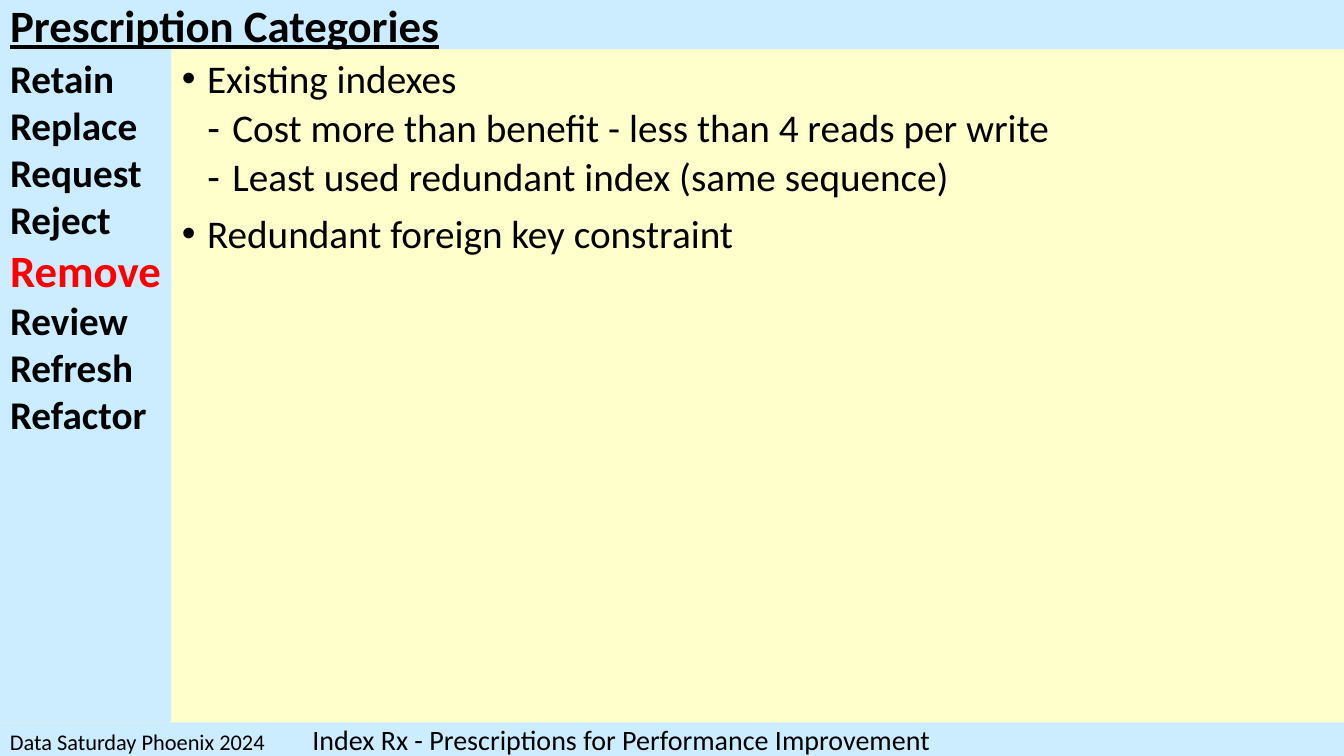
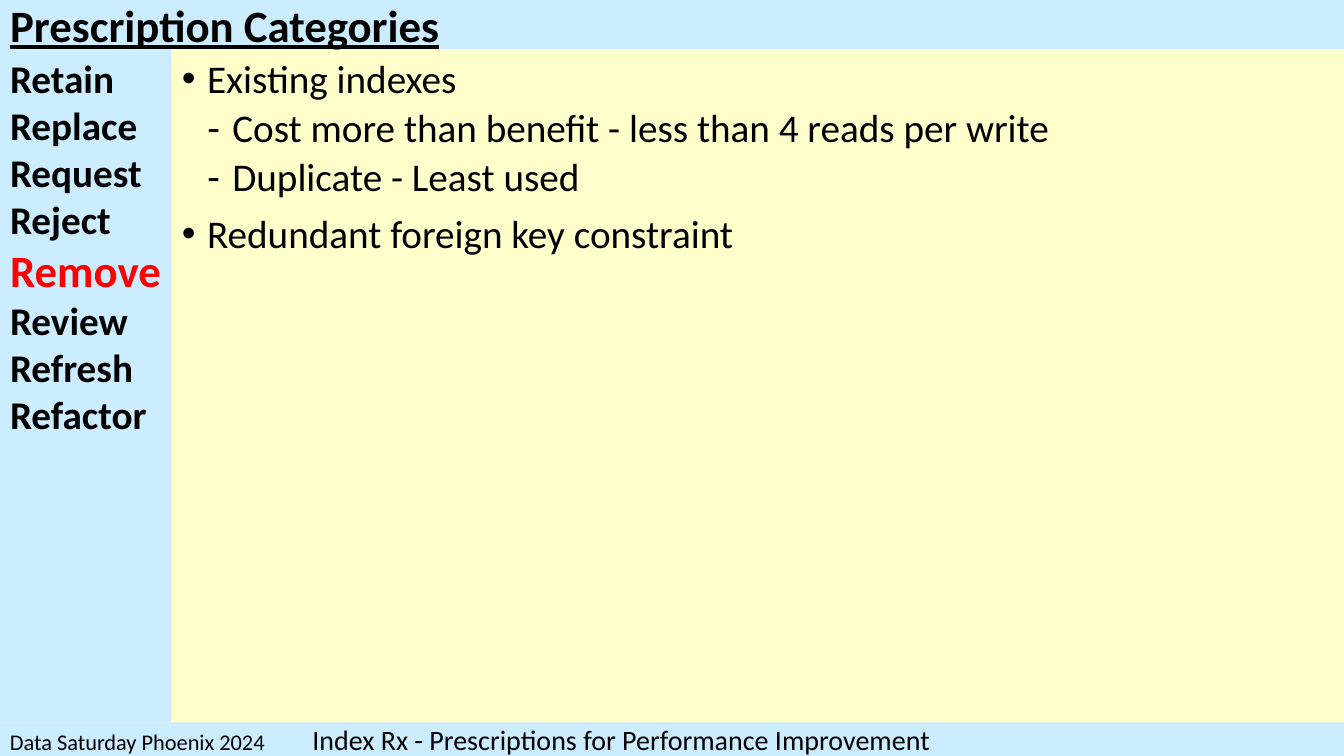
Before and after one commit to SQLXL/SQLXL, a slide deck: slide 36 of SQLXL_Index.pptx. Drawn at 1344x756 pixels with LibreOffice and Linux fonts; fonts in the diff are those of the drawing. Boxes give left, top, right and bottom in pixels: in the first picture for what was removed or moved away, otherwise in the second. Text is boxed around its words. In the diff, an @@ line names an element or a change of style, - is before the commit and + after.

```diff
--- a/SQLXL_Index.pptx
+++ b/SQLXL_Index.pptx
@@ text at (232, 163, 580, 198): text changed @@
-  ‐ Least used redundant index (same sequence)
+  ‐ Duplicate - Least used
```
Also in this commit, not shown: 9 other slides changed, 1 other file.
